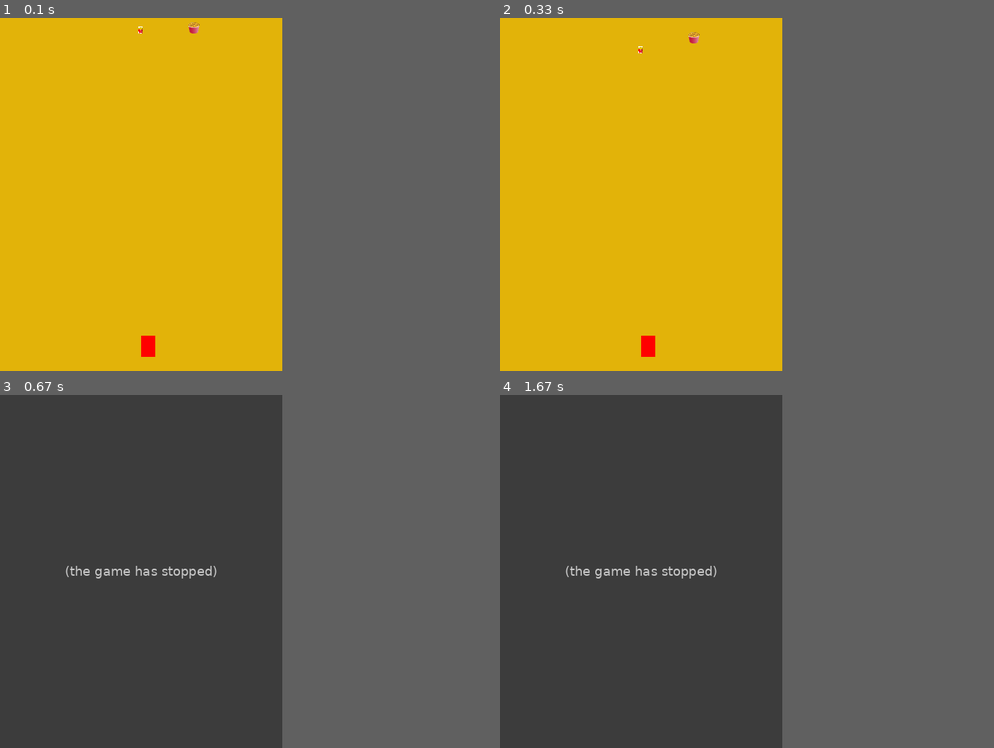
Above: before the commit, frames 1-4 (two rows, left to right).
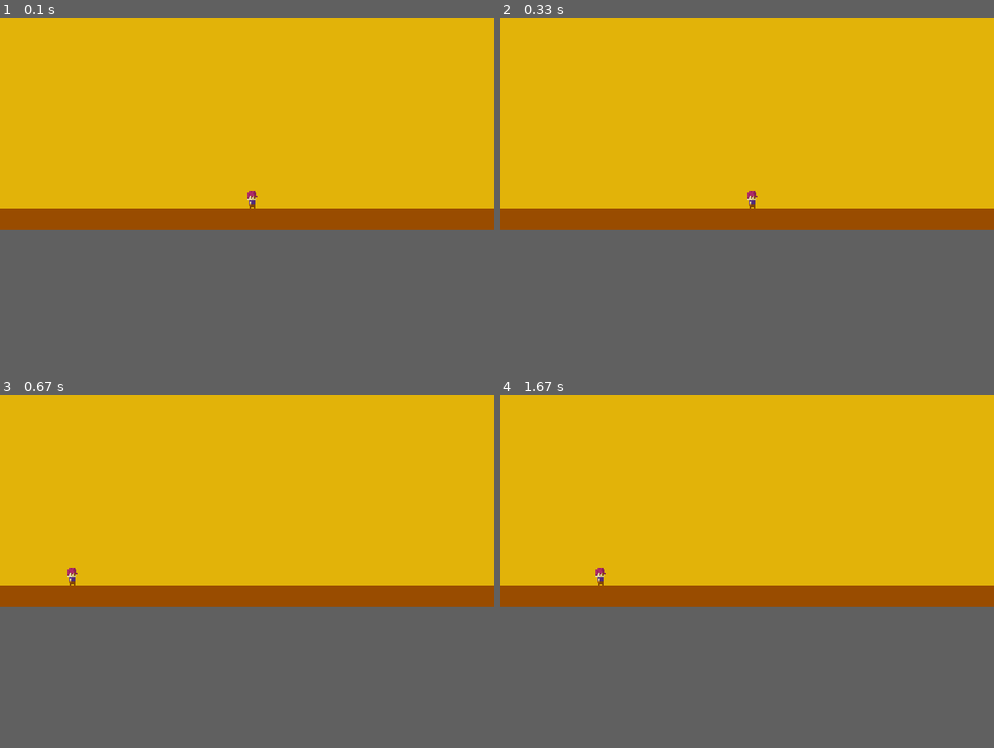
Above: after the commit, the same moments.

Repository: jcc5225/NutritionGame
Game: pygame game, started from game.py
Two runs of this game, one before a commit and one after it. Both use one fixed random seed, a clock stepped at 60 frames per second and the inputs below.
Inputs:
- Up to frame 1 (0.1 s): no input
- Up to frame 2 (0.33 s): no input
- Up to frame 3 (0.67 s): hold X from 0.33 s (still down); hold Right from 0.33 s (still down)
- Up to frame 4 (1.67 s): release X at 0.8 s; release Right at 0.8 s; tap Enter at 0.83 s
In our replay, the window is 400x500 before the commit and 700x300 after it. These sizes can differ from the game's own. Grey fills any space a smaller window leaves; there, only what the larger window draws over its background counts as a difference.

The runs differ from the first frame. In frame 1, 6.3% of the frame differs, in the area x 0-100%, y 1-96%; in frame 2, 6.3%; in frame 3, 37%, in the area x 0-100%, y 0-60%; in frame 4, 37%.
Before the commit the program exited at 0.35 s; later frames show no game.

Commit message:
game change for FOOD!

Diff:
--- a/game.py
+++ b/game.py
@@ -2,7 +2,7 @@
 
 import pygame
 import random
-from sprite import Car
+from sprite import Player
 from sprite import Chicken
 from sprite import Fries
 
@@ -11,9 +11,12 @@
 GREEN = ( 0, 255, 0)
 RED = ( 255, 0, 0)
 MCYELLOW = ( 226, 179, 9)
+BROWN = (153, 76, 0)
 
-WIDTH = 400
-HEIGHT = 500
+WIDTH = 700
+HEIGHT = 300
+
+playerScore = 0
 
 
 
@@ -30,16 +33,10 @@
 
     all_sprites_list = pygame.sprite.Group()
 
-    playerCar = Car(RED, 20, 30)
-    playerCar.rect.x = WIDTH/2
-    playerCar.rect.y = 450
-    sprite1 = Chicken(16, 16)
-    sprite1.rect.x , sprite1.rect.y = random.randrange(0,WIDTH-16), 0
-    sprite2 = Fries(6, 10)
-    sprite2.rect.x, sprite2.rect.y = random.randrange(0,WIDTH-6), 0
-    all_sprites_list.add(playerCar)
-    all_sprites_list.add(sprite1)
-    all_sprites_list.add(sprite2)
+    player = Player(15, 25)
+    player.rect.x = WIDTH/2
+    player.rect.y = HEIGHT - 25 - 30
+    all_sprites_list.add(player)
 
     while carryOn:
         for event in pygame.event.get(): # User did something
@@ -50,26 +47,50 @@
                      carryOn=False
 
         keys = pygame.key.get_pressed()
-        if keys[pygame.K_LEFT] and playerCar.rect.x > 0:
+        if keys[pygame.K_LEFT] and player.rect.x > 0:
+            player.moveLeft(5)
 
-            playerCar.moveLeft(5)
-        if keys[pygame.K_RIGHT] and playerCar.rect.x < (WIDTH - 20):
-            playerCar.moveRight(5)
+        if keys[pygame.K_RIGHT]:
+            player.moveRight(5)
 
-        sprite1.fall(1)
-        sprite2.fall(2)
+        if player.rect.x >= WIDTH - 15:
+            carryOn = False
 
 
         screen.fill(MCYELLOW)
-
-
+        pygame.draw.rect(screen, BROWN, [0, 270, WIDTH, 270],0)
         all_sprites_list.update()
-
         all_sprites_list.draw(screen)
         pygame.display.flip()
 
         clock.tick(60)
 
+    carryOn = True
+    player.rect.x = 0
+    while carryOn:
+
+        for event in pygame.event.get(): # User did something
+            if event.type == pygame.QUIT: # If user clicked close
+                carryOn = False
+            elif event.type==pygame.KEYDOWN:
+                if event.key==pygame.K_x: #Pressing 'x' Key will quit
+                     carryOn=False
+
+        keys = pygame.key.get_pressed()
+        if keys[pygame.K_LEFT] and player.rect.x > 0:
+            player.moveLeft(5)
+
+        if keys[pygame.K_RIGHT] and player.rect.x <= WIDTH-15:
+            player.moveRight(5)
+
+
+        screen.fill(MCYELLOW)
+        pygame.draw.rect(screen, BROWN, [0, 270, WIDTH, 270],0)
+        all_sprites_list.update()
+        all_sprites_list.draw(screen)
+        pygame.display.flip()
+
+        clock.tick(60)
 
     pygame.quit()
 
--- a/sprite.py
+++ b/sprite.py
@@ -7,10 +7,10 @@
 MCYELLOW = ( 226, 179, 9)
 
 
-class Car(pygame.sprite.Sprite):
+class Player(pygame.sprite.Sprite):
     #This class represents a car. It derives from the "Sprite" class in Pygame.
 
-    def __init__(self, color, width, height):
+    def __init__(self, width, height):
         # Call the parent class (Sprite) constructor
         super().__init__()
 
@@ -20,11 +20,8 @@
         self.image.fill(WHITE)
         self.image.set_colorkey(WHITE)
 
-        # Draw the car (a rectangle!)
-        pygame.draw.rect(self.image, color, [0, 0, width, height])
-
         # Instead we could load a proper pciture of a car...
-        # self.image = pygame.image.load("car.png").convert_alpha()
+        self.image = pygame.image.load("BoySprite3.png").convert_alpha()
 
         # Fetch the rectangle object that has the dimensions of the image.
         self.rect = self.image.get_rect()
